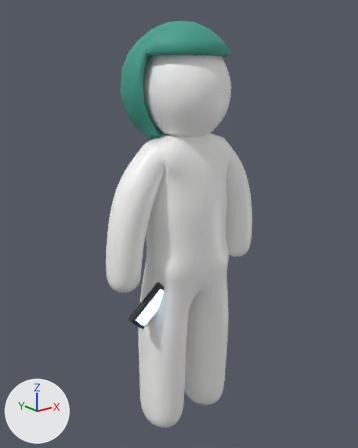
What one commit did to the glTF model assets/zp_character_rigged.glb.
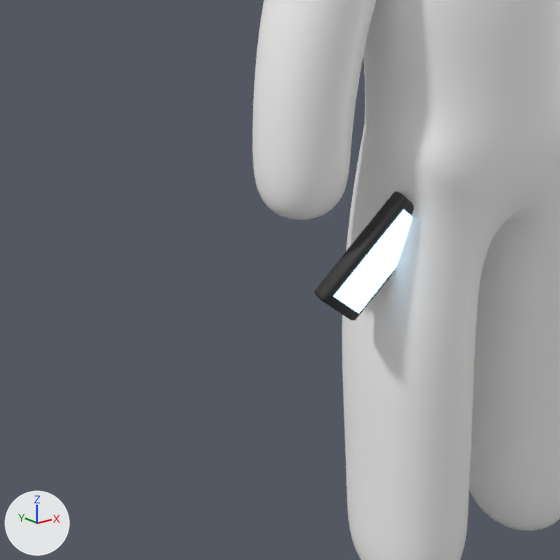
Each version appears first whole from a camera (50 mm lens) standing at (-0.673, -0.818, 0.863) and looking at (0.011, 0.037, 0.521), and next in a close-up on the part from 4% to 61% of the width and 48% to 93% of the height. The axes (+X, +Y, +Z) are drawn at lower left. The lights are the same throughout. The older version's two pictures come first. Where no turn or scale is listed for an object, it has been applied to the vertices.

The first close-up shows 'PR_Phone', 'ZP_Character'.
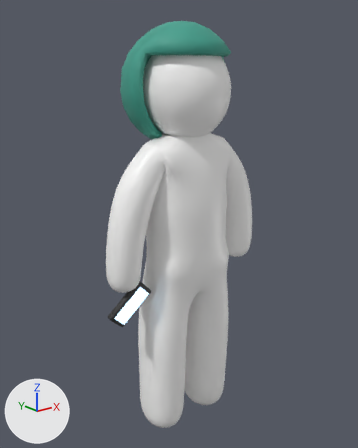
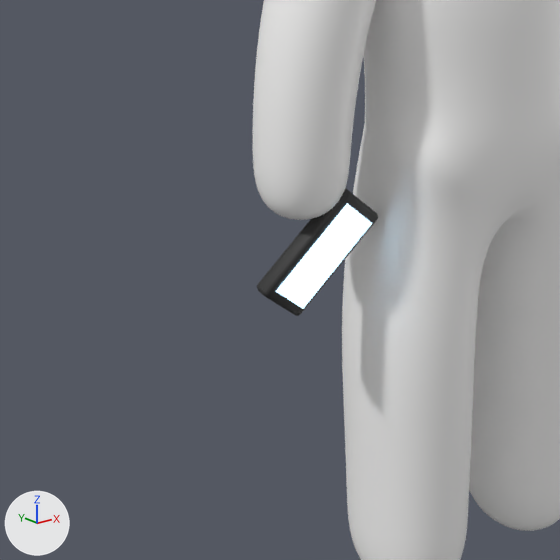
Location of each change, (x1, y1, x2, y2) in pixels of the close-ups (560 x 560 px):
'PR_Phone', moved
    before: (315, 191, 414, 320)
    after: (257, 188, 378, 316)

Patch to the scene script:
```diff
--- a/assets/zp_character_rigged.glb.py
+++ b/assets/zp_character_rigged.glb.py
@@ ob_pr_phone @@
 ob_pr_phone = bpy.data.objects.new('PR_Phone', me_pr_phone)
-ob_pr_phone.location = (-0.12, -0.028, 0.379)
+ob_pr_phone.location = (-0.158, -0.008, 0.388)
```
